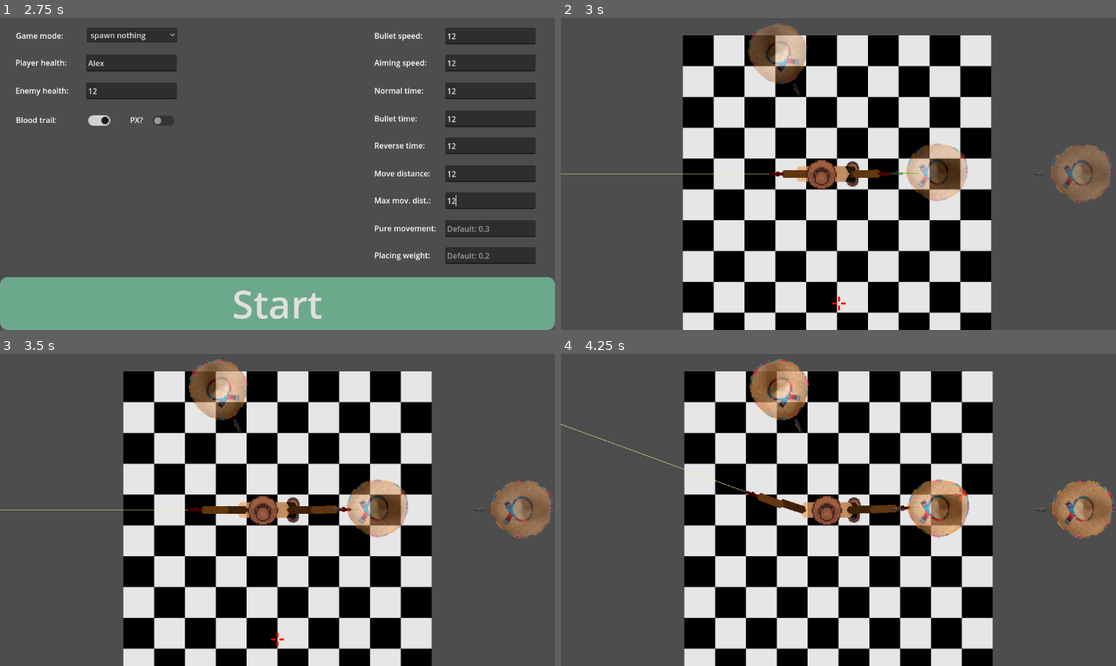
Above: before the commit, frames 1-4 (two rows, left to right).
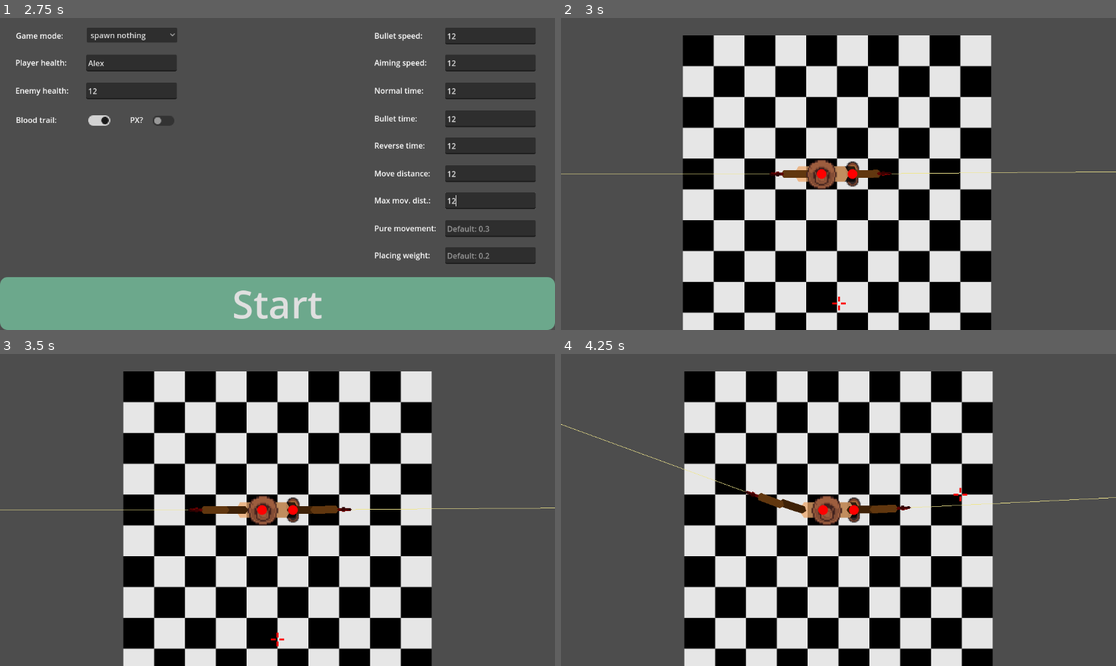
Above: after the commit, the same moments.

Repository: Meatplanter/Kelp_44
Game: Godot game, scene res://main_menu.tscn
Same seed, same stepped clock (60 frames per second), same inputs: the game is played once before the commit and once after it.
Inputs (mouse positions are in pixels of both pictures, inside the frame that each line leads up to):
- Up to frame 1 (2.75 s): click (488, 36) at 0.52 s; type "12" at 0.6 s; click (488, 89) at 0.75 s; type "12" at 0.83 s; click (488, 61) at 0.98 s; type "12" at 1.07 s; click (133, 89) at 1.27 s; type "12" at 1.35 s; click (133, 61) at 1.5 s; type "Alex" at 1.58 s; click (488, 117) at 1.73 s; type "12" at 1.82 s; click (488, 145) at 2.02 s; type "12" at 2.1 s; click (488, 174) at 2.25 s; type "12" at 2.33 s; click (488, 202) at 2.48 s; type "12" at 2.57 s
- Up to frame 2 (3 s): click "Start" at 2.75 s
- Up to frame 3 (3.5 s): no input
- Up to frame 4 (4.25 s): tap Enter at 3.5 s; move the mouse to (960, 494) at 3.52 s; hold D (LS_move_right) from 3.53 s (still down); hold M (ChangeMode) from 3.53 s (still down)

Frame 1 is identical in both runs. In frame 2, 4.8% of the frame differs, in the area x 33-100%, y 1-60%; in frame 3, 4.9%; in frame 4, 5.0%.

Commit message:
Saving before fiddling with code

Diff:
--- a/aiming_style_1.tscn
+++ b/aiming_style_1.tscn
@@ -9,5 +9,6 @@
 [node name="Target" type="Marker2D" parent="."]
 
 [node name="Crosshair" type="Sprite2D" parent="Target"]
+z_index = 99
 texture_filter = 1
 texture = ExtResource("2_metlm")
--- a/game.tscn
+++ b/game.tscn
@@ -1,9 +1,8 @@
-[gd_scene load_steps=8 format=4 uid="uid://i7ssqk3udw6h"]
+[gd_scene load_steps=7 format=4 uid="uid://i7ssqk3udw6h"]
 
 [ext_resource type="Texture2D" uid="uid://3sssh4smi3wv" path="res://Assets/Resized.png" id="1_e2o6t"]
 [ext_resource type="Script" uid="uid://cxp434ialc278" path="res://game.gd" id="1_fc0e3"]
 [ext_resource type="PackedScene" uid="uid://ctyixwmxls1xf" path="res://rogue_b.tscn" id="3_feb5d"]
-[ext_resource type="PackedScene" uid="uid://bqhvigu27dsbf" path="res://enemy.tscn" id="4_fc0e3"]
 
 [sub_resource type="TileSetAtlasSource" id="TileSetAtlasSource_fc0e3"]
 texture = ExtResource("1_e2o6t")
@@ -47,14 +46,5 @@
 
 [node name="RogueB" parent="." instance=ExtResource("3_feb5d")]
 
-[node name="Enemy" parent="." instance=ExtResource("4_fc0e3")]
-position = Vector2(-44, -126)
-
-[node name="Enemy2" parent="." instance=ExtResource("4_fc0e3")]
-position = Vector2(120, -1)
-
-[node name="Enemy3" parent="." instance=ExtResource("4_fc0e3")]
-position = Vector2(270, 0)
-
 [connection signal="timeout" from="BulletSpawnTime" to="." method="_on_bullet_spawn_time_timeout"]
 [connection signal="timeout" from="SlomoBulletSpawnTime" to="." method="_on_slomo_bullet_spawn_time_timeout"]
--- a/gun_base.gd
+++ b/gun_base.gd
@@ -23,7 +23,7 @@
 
 		if ray.is_colliding():
 			var collider = ray.get_collider()
-			if collider and collider.is_in_group("Enemy"):
+			if collider and collider.is_in_group("Enemy") and cooldown <= 0:
 				var contact_point = ray.get_collision_point()
 				aimTo = to_local(contact_point)
 				color = Color.GREEN
--- a/rogue_b.tscn
+++ b/rogue_b.tscn
@@ -33,7 +33,6 @@
 metadata/Player = true
 
 [node name="DebuggingNode" type="Node2D" parent="."]
-visible = false
 z_index = 999
 script = ExtResource("2_bjt74")
 
